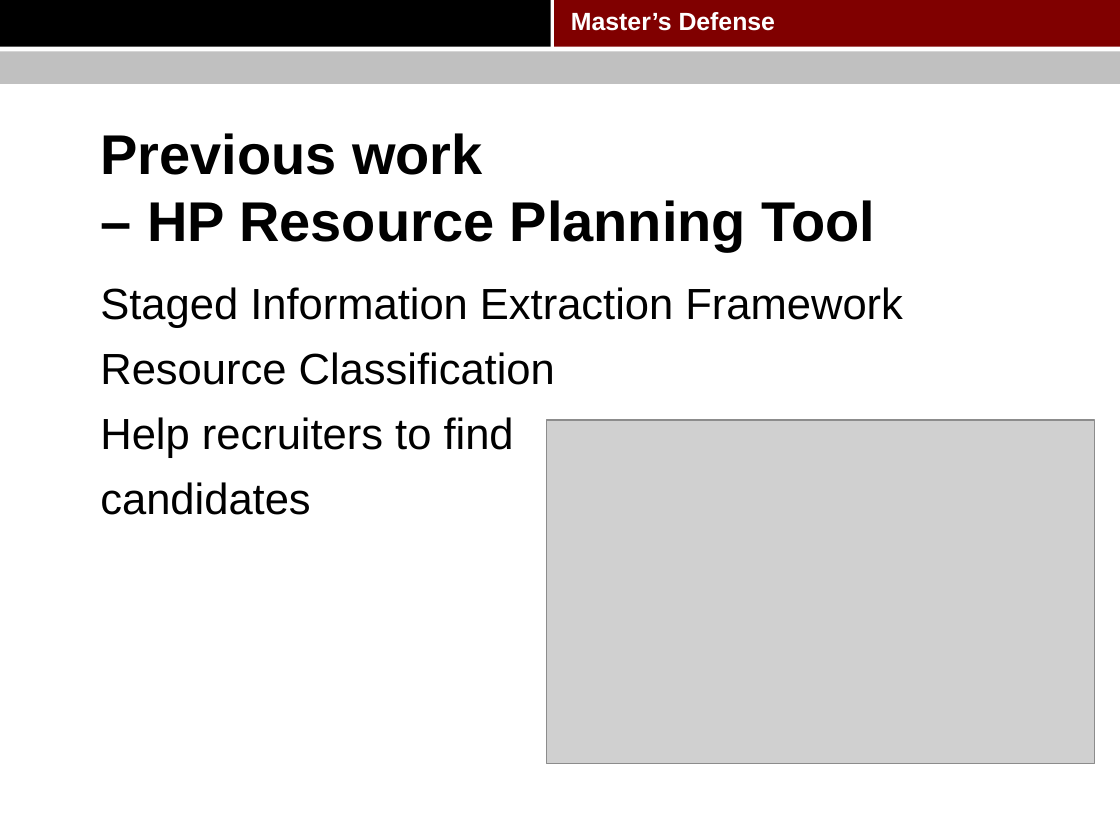
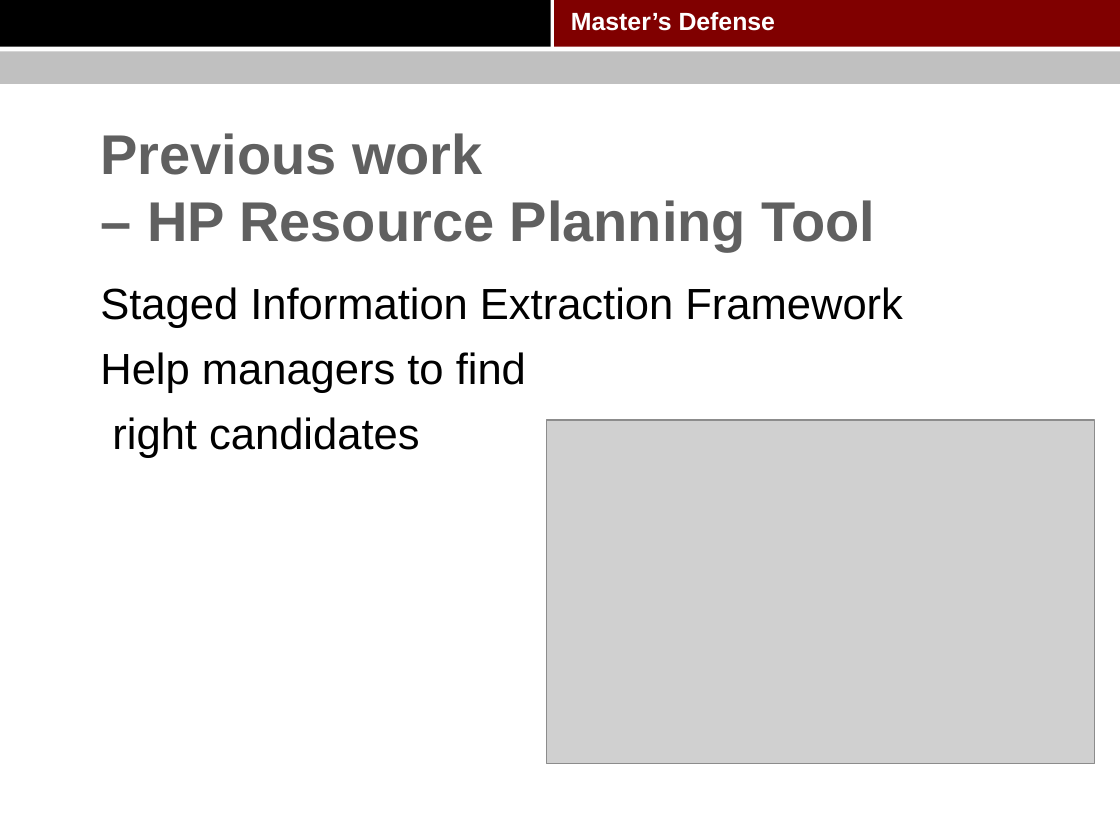
Before and after one commit to pkushiqiang/thesis, a slide deck: slide 17 of media/Master's thesis.pptx (slide 16 before the commit). Drawn at 1120x840 pixels with LibreOffice and Linux fonts; fonts in the diff are those of the drawing; grey boxes stand for pictures; background and template pictures are left out. Boxes give left, top, right and bottom in pixels: in the first picture for what was removed or moved away, otherwise in the second. Text is boxed around its words. In the diff, an @@ line names an element or a change of style, - is before the commit and + after.

```diff
--- a/media/Master's thesis.pptx
+++ b/media/Master's thesis.pptx
@@ title "Previous work – HP Resource ..." at bbox=[100, 133, 875, 251]: text colour #000000 to #606060 @@
@@ text at bbox=[100, 352, 526, 458]: text changed @@
-Resource Classification
-Help recruiters to find
-candidates
+Help managers to find
+right candidates
```
Also in this commit, not shown: 68 other slides changed, 3 slides added.
